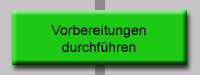
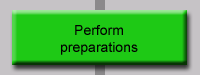
Before/after of a 200x75 layered artwork. What changed in the layer stack:
renamed "Vorbereitungen durchführen" to "Perform preparations", painted on it over (51, 25, 146, 55)
